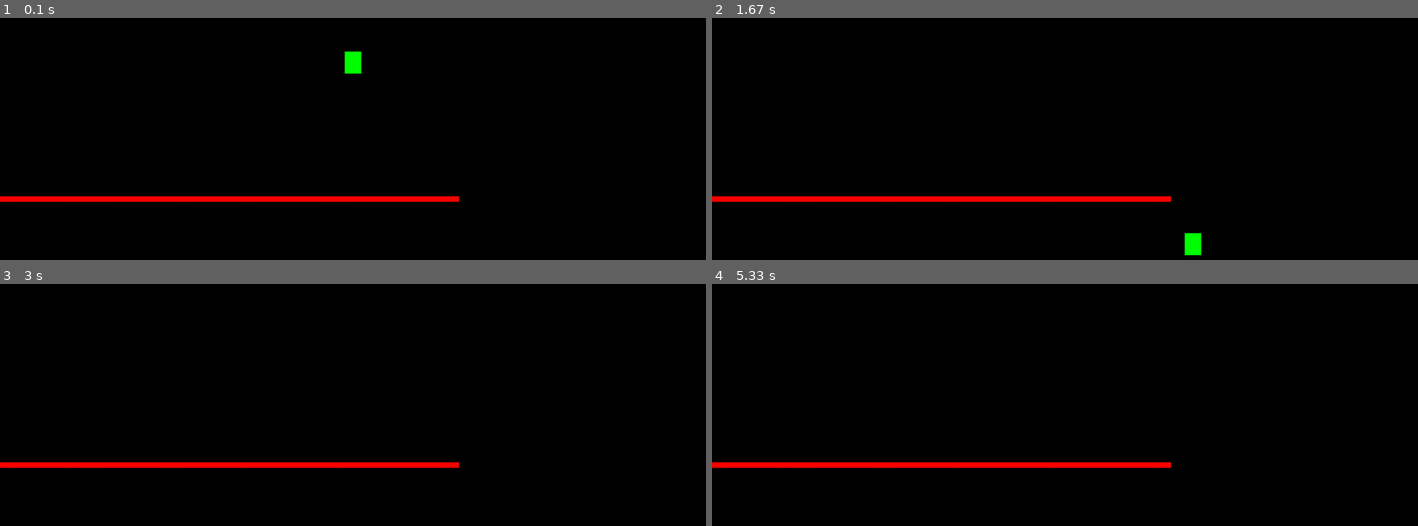
Above: before the commit, frames 1-4 (two rows, left to right).
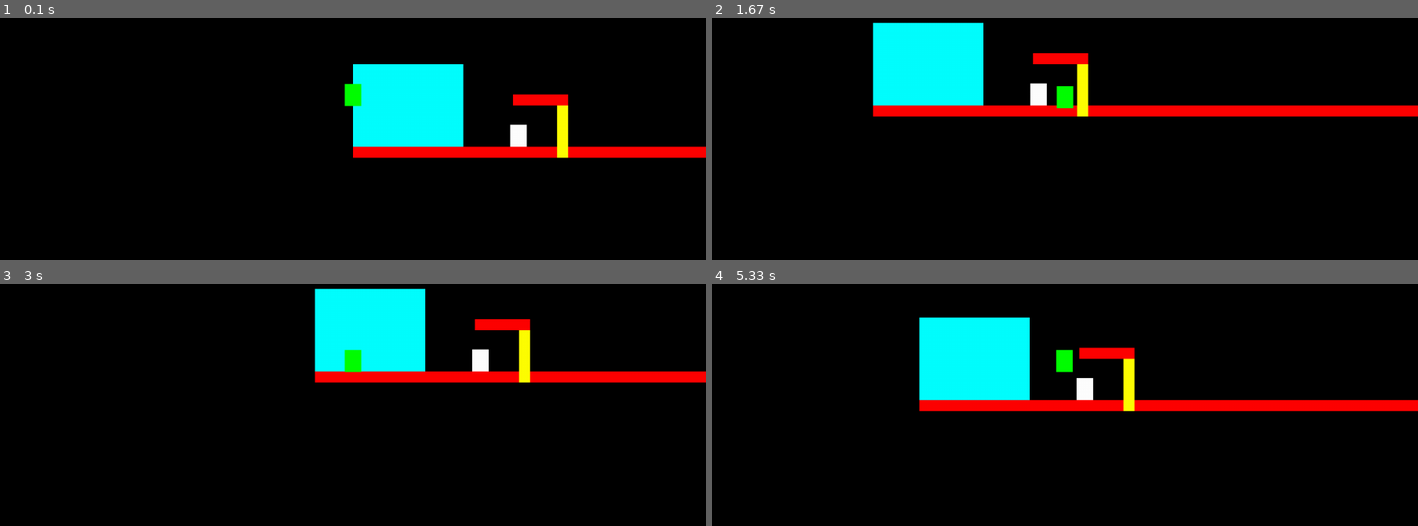
Above: after the commit, the same moments.

Repository: GabrielFaggione/PygameBase
Game: pygame game, started from snd/main.py
Two runs of this game, one before a commit and one after it. Both use one fixed random seed, a clock stepped at 60 frames per second and the inputs below.
Inputs:
- Up to frame 1 (0.1 s): no input
- Up to frame 2 (1.67 s): hold Z 0.33-0.8 s; hold Right 0.33-0.8 s; hold Right 0.83-1.3 s; hold Up 1.33-1.63 s
- Up to frame 3 (3 s): hold Right 1.67-2.13 s; hold Left 2.17-2.7 s; hold Left from 2.73 s (still down)
- Up to frame 4 (5.33 s): release Left at 3.13 s; hold Up 3.17-3.53 s; hold Right 3.57-4.2 s; hold Left 4.23-4.7 s; hold Right 4.73-5.2 s; hold Up from 5.23 s (still down)

The runs differ from the first frame. In frame 1, 11% of the frame differs, in the area x 0-100%, y 13-77%; in frame 2, 12%, in the area x 0-100%, y 1-99%; in frame 3, 11%; in frame 4, 12%.

Commit message:
Mudanças na movimentação, estruturas adicionadas e colliders funcionando

Diff:
--- a/snd/main.py
+++ b/snd/main.py
@@ -5,6 +5,7 @@
 from scenes import *
 
 class Game:
+    vec = pg.math.Vector2
     def __init__(self):
         # initialize game window, etc
         pg.init()
@@ -13,29 +14,60 @@
         pg.display.set_caption(TITLE)
         self.clock = pg.time.Clock()
         self.running = True
+        self.cam = vec(WIDTH/2,HEIGHT/2)
+        self.camMarge = 10.0
+        self.font_name = pg.font.match_font(FONT_NAME)
 
     def new(self):
         # start a new game
         self.all_obj_scene = []
+        self.all_obj_ui = []
         self.all_sprites = pg.sprite.Group()
-        self.players = pg.sprite.Group()
         self.platforms = pg.sprite.Group()
-        self.background = pg.sprite.Group()
-        self.obstacles = pg.sprite.Group()
+        self.walls = pg.sprite.Group()
+        self.stairs = pg.sprite.Group()
+        self.npcs = pg.sprite.Group()
 
-        self.p = Platform(0, 600, 1024, 10)
+        self.p = Platform(512, 100, 1024, 20)
         self.all_sprites.add(self.p)
         self.platforms.add(self.p)
         self.all_obj_scene.append(self.p)
+        self.w = Wall(380, 100, 20, 100)
+        self.all_sprites.add(self.w)
+        self.walls.add(self.w)
+        self.all_obj_scene.append(self.w)
+        self.pp = Platform(340, 5, 100, 20)
+        self.all_sprites.add(self.pp)
+        self.platforms.add(self.pp)
+        self.all_obj_scene.append(self.pp)
+        self.st = Stair(100, 80, 200, 150)
+        self.all_sprites.add(self.st)
+        self.stairs.add(self.st)
+        self.all_obj_scene.append(self.st)
+
+        teste = ["oi Goxtoso como vc vai?\nVc vem sempre aqui seu lindo cheiroso\nQue belo programador vc é", "uau\nnao é que funcionou mesmo?\nquem diria"]
+        self.npc = Npc("Roberto", 300, 80, teste)
+        self.all_sprites.add(self.npc)
+        self.npcs.add(self.npc)
+        self.all_obj_scene.append(self.npc)
+
         #spawner game objs das scenes
         #for obj in scene["objType"]:
         #    obj =  objType(parameters, gameref)
         #    self.all_sprites.add(obj)
         #    self.objType.add(obj)
 
+        self.mark = Mark()
+        self.all_obj_scene.append(self.mark)
+
         self.player = Player(self)
-        self.players.add(self.player)
+        self.all_obj_scene.append(self.player)
         self.all_sprites.add(self.player)
+
+        self.msgbox = TextBlock(self.player, self.screen)
+        self.all_sprites.add(self.msgbox)
+        self.all_obj_ui.append(self.msgbox)
+
         self.run()
 
     def run(self):
@@ -50,17 +82,39 @@
     def update(self):
         # Game Loop - Update
         self.all_sprites.update()
-        # check if player hits a platform - only in falling
+        # check if player hits a platform
         self.player.rect.y += 1
-        hits = pg.sprite.spritecollide(self.player, self.platforms, False)
+        platforms_hits = pg.sprite.spritecollide(self.player, self.platforms, False)
         self.player.rect.y -= 1
-        if hits:
-            self.player.pos.y = hits[0].rect.top + 1
-            self.player.vel.y = 0
+        if platforms_hits:
+            self.player.jumping = False
+            if self.player.vel.y > 0:
+                if self.player.pos.y < platforms_hits[0].rect.bottom:
+                    self.player.pos.y = platforms_hits[0].rect.top + 1
+                    self.player.vel.y = 0
+            if self.player.vel.y < 0:
+                if self.player.pos.y > platforms_hits[0].rect.bottom:
+                    if self.player.pos.x < platforms_hits[0].rect.left or self.player.pos.x > platforms_hits[0].rect.right: pass
+                    else: self.player.vel.y = 0
 
-        #for i in self.all_obj_scene:
-        #    i.rect.x -= self.player.vel.x
-        #    i.rect.y -= self.player.vel.y
+        # check if player hits a wall
+        walls_hits = pg.sprite.spritecollide(self.player, self.walls, False)
+        if walls_hits:
+            self.player.pos.x -= self.player.vel.x
+            self.player.vel.x = 0
+
+        # check if player hits a npc
+        npcs_hits = pg.sprite.spritecollide(self.player, self.npcs, False)
+        if npcs_hits:
+            self.mark.toDraw = True
+            self.mark.rect.x = npcs_hits[0].rect.centerx
+            self.mark.rect.y = npcs_hits[0].rect.top - 10
+            self.mark.rect.midbottom = (self.mark.rect.x, self.mark.rect.y)
+        else:
+            self.mark.toDraw = False
+
+        self.cam.x -= self.player.vel.x
+        self.cam.y = (WIDTH/3 - self.player.pos.y)
 
     def events(self):
         # Game loop - Events
@@ -68,12 +122,34 @@
             if event.type == pg.QUIT:
                 if self.playing: self.playing = False
                 self.running = False
+            if event.type == pg.KEYDOWN:
+                if event.key == pg.K_z:
+                    hits = pg.sprite.spritecollide(self.player, self.npcs, False)
+                    if hits and not self.player.onTalk:
+                        self.player.onTalk = True
+                        self.msgbox.index = 0
+                        self.msgbox.setMessage(hits[0].talk())
+                        self.msgbox.message = self.msgbox.message.splitlines()
+                    elif self.player.onTalk:
+                        if (self.msgbox.index + 1) < len(self.msgbox.message):
+                            self.msgbox.index += 1
+                        else:
+                            self.player.onTalk = False
+                            self.msgbox.index = 0
 
     def draw(self):
         #Game Loop - Draw
         self.screen.fill(BLACK)
-        self.all_sprites.draw(self.screen)
-
+        #self.all_sprites.draw(self.screen)
+        for i in self.all_obj_scene:
+            if i.toDraw:
+                self.screen.blit(i.image, (i.rect.x + self.cam.x , i.rect.y + self.cam.y))
+        for i in self.all_obj_ui:
+            if i.toDraw:
+                self.screen.blit(i.image, (i.rect.x, i.rect.y))
+        if self.player.onTalk:
+            self.drawLine(self.npc.name, 36, BLACK, self.msgbox.rect.topleft[0], self.msgbox.rect.topleft[1]+25)
+            self.drawMessage(22, RED, self.msgbox.rect.topleft[0], self.msgbox.rect.topleft[1])
         pg.display.flip()
 
     def show_start_screen(self):
@@ -83,6 +159,33 @@
     def show_go_screen(self):
         pass
 
+    def drawLine(self, message, size, color, x, y):
+        font = pg.font.Font(FONT_NAME, size)
+        text_surface = font.render(message, True, color)
+        text_rect = text_surface.get_rect()
+        text_rect.midleft = (x,y)
+        self.screen.blit(text_surface, text_rect)
+
+    def drawMessage(self, size, color, x, y):
+        font = pg.font.Font(FONT_NAME, size)
+        space = font.size(' ')[0]
+        paddingName = 25
+        margin = 50
+        x += margin
+        y += margin + paddingName
+        initX = x
+        for word in self.msgbox.message[self.msgbox.index].split(" "):
+            for i in range(0, len(word)):
+                text_surface = font.render(word[i], True, color)
+                width, height = text_surface.get_size()
+                text_rect = text_surface.get_rect()
+                if x > self.msgbox.rect.right - margin:
+                    x = initX
+                    y += height + space
+                text_rect.midleft = (x,y)
+                self.screen.blit(text_surface, text_rect)
+                x += width
+            x += space
 
 game = Game()
 game.show_start_screen()
--- a/snd/settings.py
+++ b/snd/settings.py
@@ -3,12 +3,10 @@
 WIDTH = 1280
 HEIGHT = 720
 FPS = 60
-
-CAMERAWIDTH = WIDTH/4
-CAMERAHEIGHT = HEIGHT/4
+FONT_NAME = "Font/RetroGaming.ttf"
 
 # player properties
-PLAYER_ACC = 0.5
+PLAYER_ACC = 1
 PLAYER_FRICTION = -0.12
 PLAYER_GRAV = 0.4
 
@@ -18,4 +16,5 @@
 RED = (255,0,0)
 GREEN = (0,255,0)
 BLUE = (0,0,255)
-YELLOW = (0, 255, 255)
+LIGHTBLUE = (0, 255, 255)
+YELLOW = (255, 255, 0)
--- a/snd/sprites.py
+++ b/snd/sprites.py
@@ -1,6 +1,7 @@
 # Sprite classes
 from settings import *
 import pygame as pg
+from copy import copy
 
 vec = pg.math.Vector2
 
@@ -21,36 +22,40 @@
         self.image = pg.Surface((30,40))
         self.image.fill(GREEN)
         self.rect = self.image.get_rect()
-        self.rect.center = 0 + CAMERAWIDTH, 0 + CAMERAHEIGHT
-        self.pos = vec(WIDTH/2, HEIGHT/2)
+        self.rect.center = 0, 0
+        self.jumping = False
+        self.onTalk = False
+        self.toDraw = True
+        self.pos = vec(0,0)
         self.vel = vec(0,0)
         self.acc = vec(0,0)
 
     def update(self):
         self.acc = vec(0,PLAYER_GRAV)
         keys = pg.key.get_pressed()
-        if keys[pg.K_UP]:
-            self.jump()
-        if keys[pg.K_LEFT]:
-            self.acc.x = -PLAYER_ACC
-        if keys[pg.K_RIGHT]:
-            self.acc.x = PLAYER_ACC
-        if keys[pg.K_LSHIFT]:
-            # apply friction
-            self.acc.x += (self.vel.x * PLAYER_FRICTION) * 2
-        else:
-            self.acc.x += self.vel.x * PLAYER_FRICTION
-        # equations of motion
+        if not self.onTalk:
+            if keys[pg.K_UP]:
+                hits = pg.sprite.spritecollide(self, self.game.stairs, False)
+                if hits:
+                    pass
+                self.jump()
+            if keys[pg.K_LEFT]:
+                self.acc.x = -PLAYER_ACC
+            elif keys[pg.K_RIGHT]:
+                self.acc.x = PLAYER_ACC
+            else:
+                self.vel.x = 0
+        self.acc.x += (self.vel.x * PLAYER_FRICTION)
         self.vel += self.acc
-        self.pos += self.vel + (0.5 * self.acc)
+        self.pos += self.vel
         self.rect.midbottom = self.pos
+        #print ("player pos", self.pos)
 
     def searchMove(self):
         first = pg.key.name(self.queue[0])
         if first == 'down':
             if self.queue in self.downList:
-                print ('oi')
-
+                pass
 
     def checkCall(self):
         self.time = pg.time.get_ticks()
@@ -61,25 +66,16 @@
 
     def jump(self):
         # jump only if standing on a platform
-        self.rect.x += 1
-        hits = pg.sprite.spritecollide(self, self.game.platforms, False)
-        self.rect.x -= 1
-        if hits:
-            self.vel.y -= 10
+        if not self.jumping and self.vel.y == 0:
+            self.rect.x += 1
+            hits = pg.sprite.spritecollide(self, self.game.platforms, False)
+            self.rect.x -= 1
+            if hits and self.pos.y < hits[0].rect.bottom:
+                self.jumping = True
+                self.vel.y -= 10
 
-
+# -- Strutures --
 class Platform(pg.sprite.Sprite):
-    def __init__(self, x, y, w, h):
-        pg.sprite.Sprite.__init__(self)
-        self.image = pg.Surface((w,h))
-        self.image.fill(RED)
-        self.rect = self.image.get_rect()
-        self.rect.x = x + CAMERAWIDTH
-        self.rect.y = y
-        self.rect.midbottom = (self.rect.x,self.rect.y)
-
-
-class Wall(pg.sprite.Sprite):
     def __init__(self, x, y, w, h):
         pg.sprite.Sprite.__init__(self)
         self.image = pg.Surface((w,h))
@@ -87,4 +83,83 @@
         self.rect = self.image.get_rect()
         self.rect.x = x
         self.rect.y = y
+        self.rect.midbottom = (self.rect.x,self.rect.y)
+        self.toDraw = True
+class Wall(pg.sprite.Sprite):
+    def __init__(self, x, y, w, h):
+        pg.sprite.Sprite.__init__(self)
+        self.image = pg.Surface((w,h))
+        self.image.fill(YELLOW)
+        self.rect = self.image.get_rect()
+        self.rect.x = x
+        self.rect.y = y
         self.rect.midbottom = (x,y)
+        self.toDraw = True
+class Stair(pg.sprite.Sprite):
+    def __init__(self, x, y, w, h):
+        pg.sprite.Sprite.__init__(self)
+        self.image = pg.Surface((w,h))
+        self.image.fill(LIGHTBLUE)
+        self.rect = self.image.get_rect()
+        self.rect.x = x
+        self.rect.y = y
+        self.rect.midbottom = (x,y)
+        self.toDraw = True
+# -- End of Strutures
+
+
+class Mark(pg.sprite.Sprite):
+    def __init__(self):
+        pg.sprite.Sprite.__init__(self)
+        self.image = pg.Surface((10,10))
+        self.image.fill(WHITE)
+        self.rect = self.image.get_rect()
+        self.rect.x = 0
+        self.rect.y = 0
+        self.rect.midbottom = (0,0)
+        self.toDraw = False
+
+class Npc(pg.sprite.Sprite):
+    def __init__(self, name, x, y, posts):
+        pg.sprite.Sprite.__init__(self)
+        self.name = name
+        self.image = pg.Surface((30,40))
+        self.image.fill(WHITE)
+        self.rect = self.image.get_rect()
+        self.rect.x = x
+        self.rect.y = y
+        self.rect.midbottom = (x,y)
+        self.posts = posts
+        self.postnum = 0
+        self.toDraw = True
+
+    def talk(self):
+        msg = (self.posts[self.postnum])
+        self.postnum += 1
+        if self.postnum >= len(self.posts):
+            self.postnum = 0
+        return msg
+
+class TextBlock(pg.sprite.Sprite):
+    def __init__(self, player, screen):
+        pg.sprite.Sprite.__init__(self)
+        self.image = pg.Surface((800,200))
+        self.image.fill(WHITE)
+        self.rect = self.image.get_rect()
+        self.rect.x = WIDTH / 2
+        self.rect.y = 700
+        self.rect.midbottom = (self.rect.x,self.rect.y)
+        self.max_x = self.rect.right - 20
+        self.player = player
+        self.screen = screen
+        self.toDraw = False
+        self.message = ""
+        self.font_name = pg.font.match_font(FONT_NAME)
+        self.index = 0
+
+    def update(self):
+        if self.player.onTalk: self.toDraw = True
+        else: self.toDraw = False
+
+    def setMessage(self, msg):
+        self.message = msg
Binary file added: snd/Font/C&C Red Alert [INET].ttf
Binary file added: snd/Font/C&C Red Alert [LAN].ttf
Binary file added: snd/Font/RetroGaming.ttf
Binary file added: snd/Images/ronaldinho.jpg
